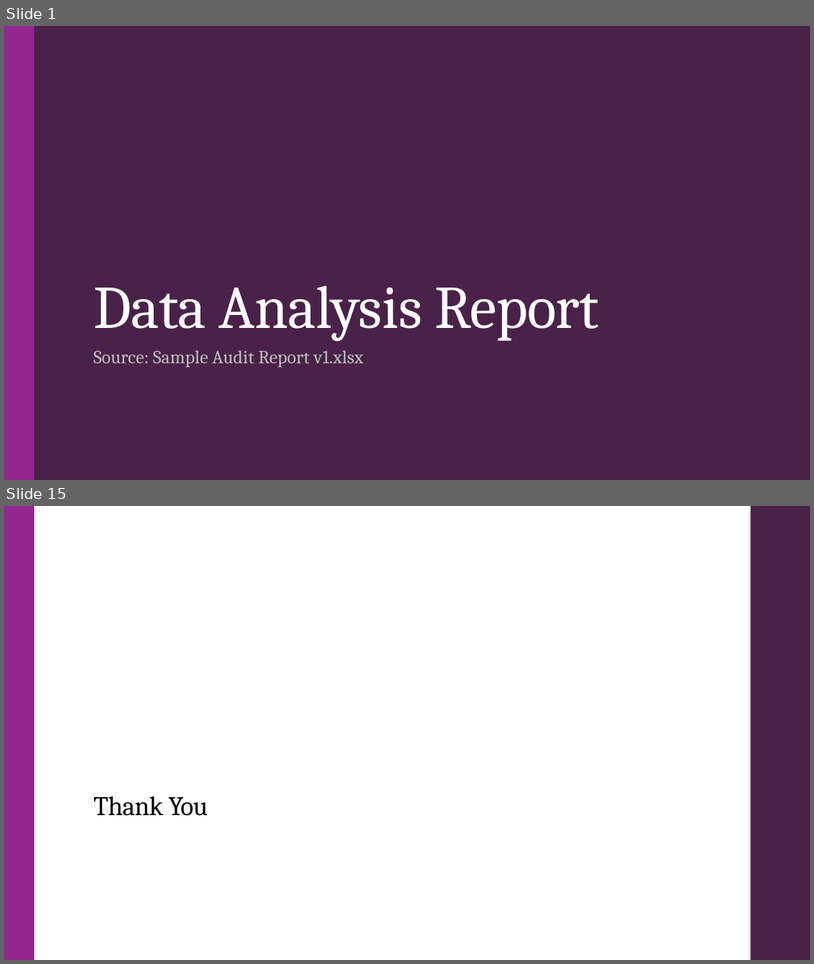
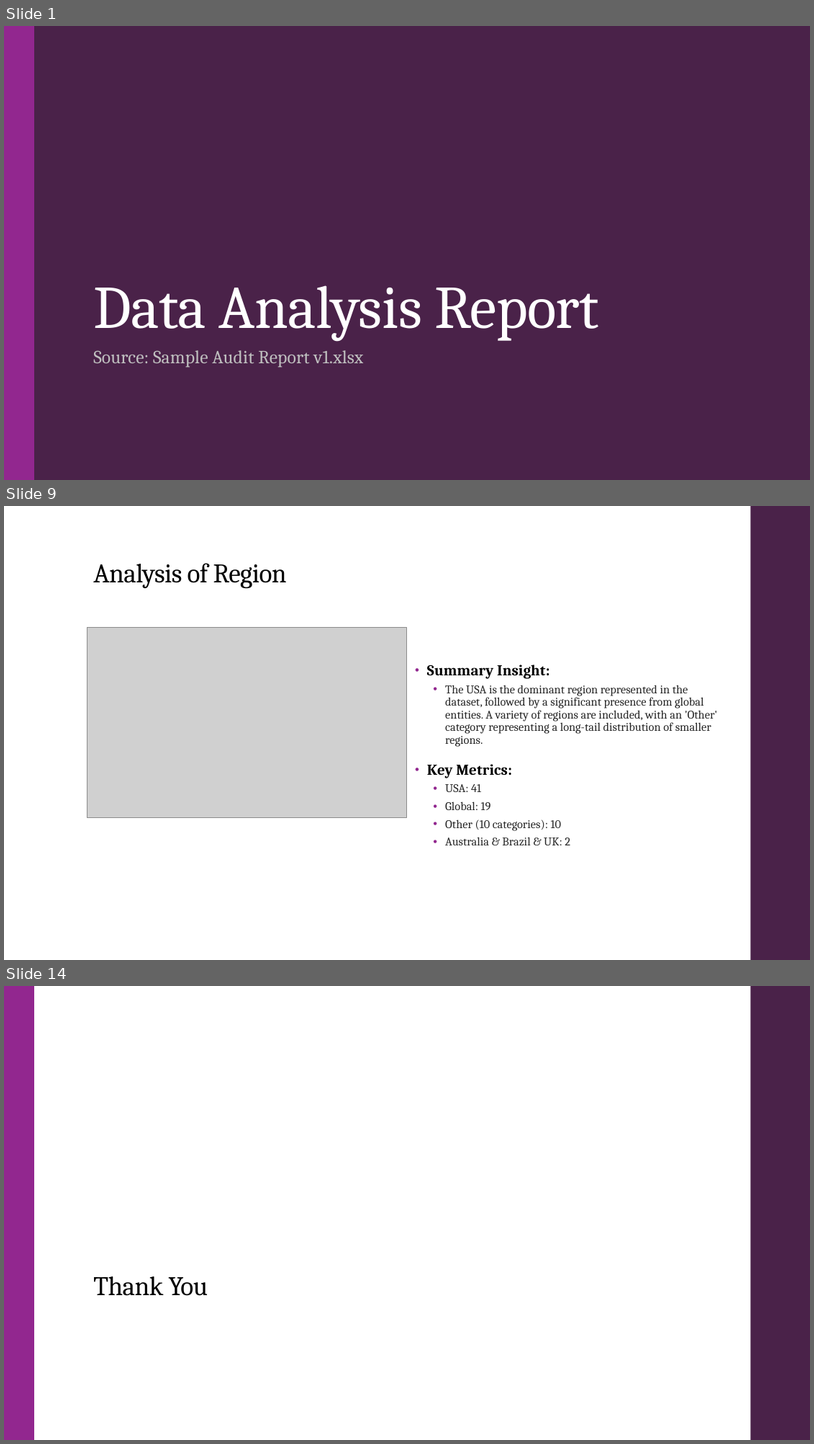
Before and after one commit to droy117/GT_Assignment_PPT_Ex, a slide deck: Debak/Data_Analysis_Report_Report.pptx. Shown one above the other, each under a label of ours: slides 1 and 15 before the commit, slides 1, 9 and 14 after it; the slides between them are not shown. The pictures are 814x964 and 814x1444 pixels, drawn with LibreOffice and Linux fonts; fonts in the diff are those of the drawing; grey boxes stand for pictures. Boxes give left, top, right and bottom in pixels: in the first picture for what was removed or moved away, otherwise in the second. Text is boxed around its words. In the diff, an @@ line names an element or a change of style, - is before the commit and + after.

Commit message:
update ppt and text placement

```diff
--- a/Debak/Data_Analysis_Report_Report.pptx
+++ b/Debak/Data_Analysis_Report_Report.pptx
@@ slide 9 added at (x1=4, y1=506, x2=810, y2=960), background #FFFFFF; not listed: 1 template element that a slide beside it also shows @@
@@ title added at (x1=93, y1=563, x2=287, y2=589), 32 pt, text #000000 @@
+Analysis of Region
@@ picture added at (x1=88, y1=627, x2=407, y2=818) @@
@@ text added at (x1=427, y1=664, x2=718, y2=845), 14 pt, text #262626 @@
+• Summary Insight:
+  • The USA is the dominant region represented in the dataset, followed by a significant presence from global entities. A variety of regions are included, with an 'Other' category representing a long-tail distribution of smaller regions.
+• Key Metrics:
+  • USA: 41
+  • Global: 19
+  • Other (10 categories): 10
+  • Australia & Brazil & UK: 2
@@ what was slide 15 is now slide 14 @@
```
Also in this commit, not shown: 1 slide changed, 10 other slides added, 12 slides removed, 7 other files.
